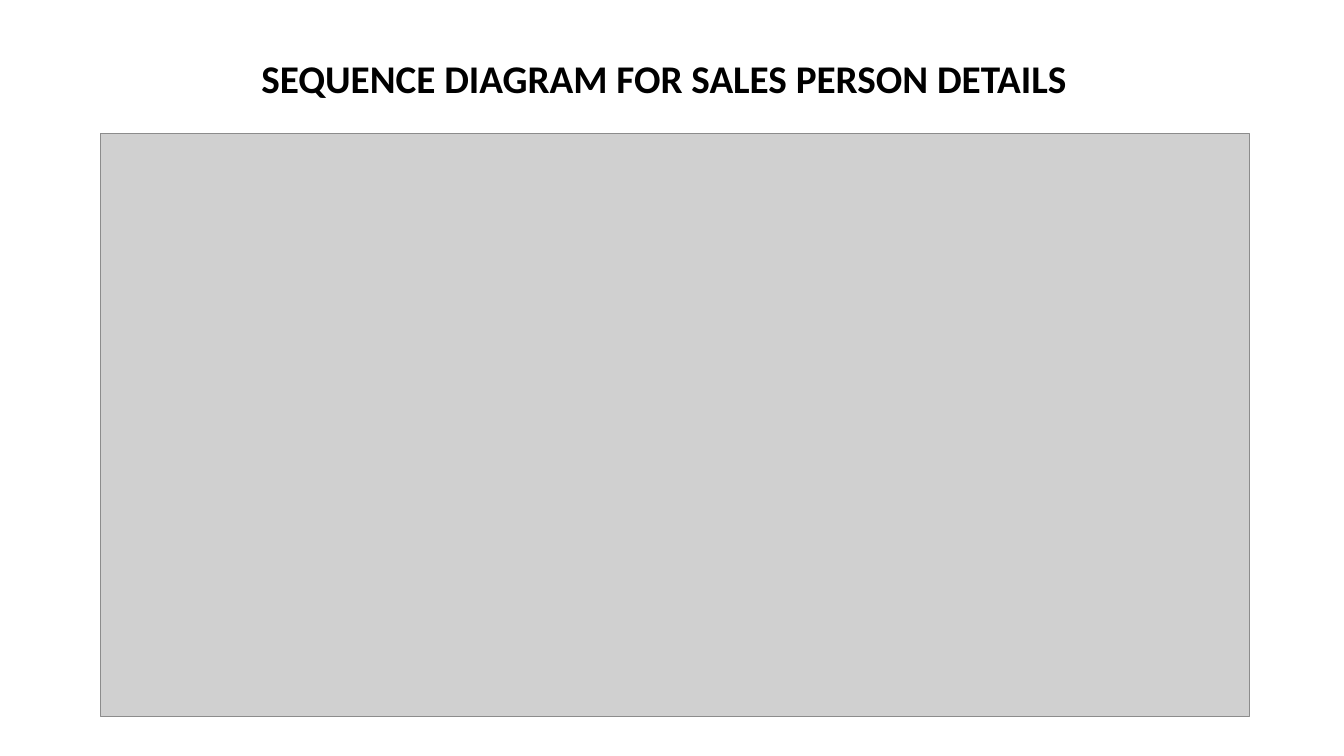
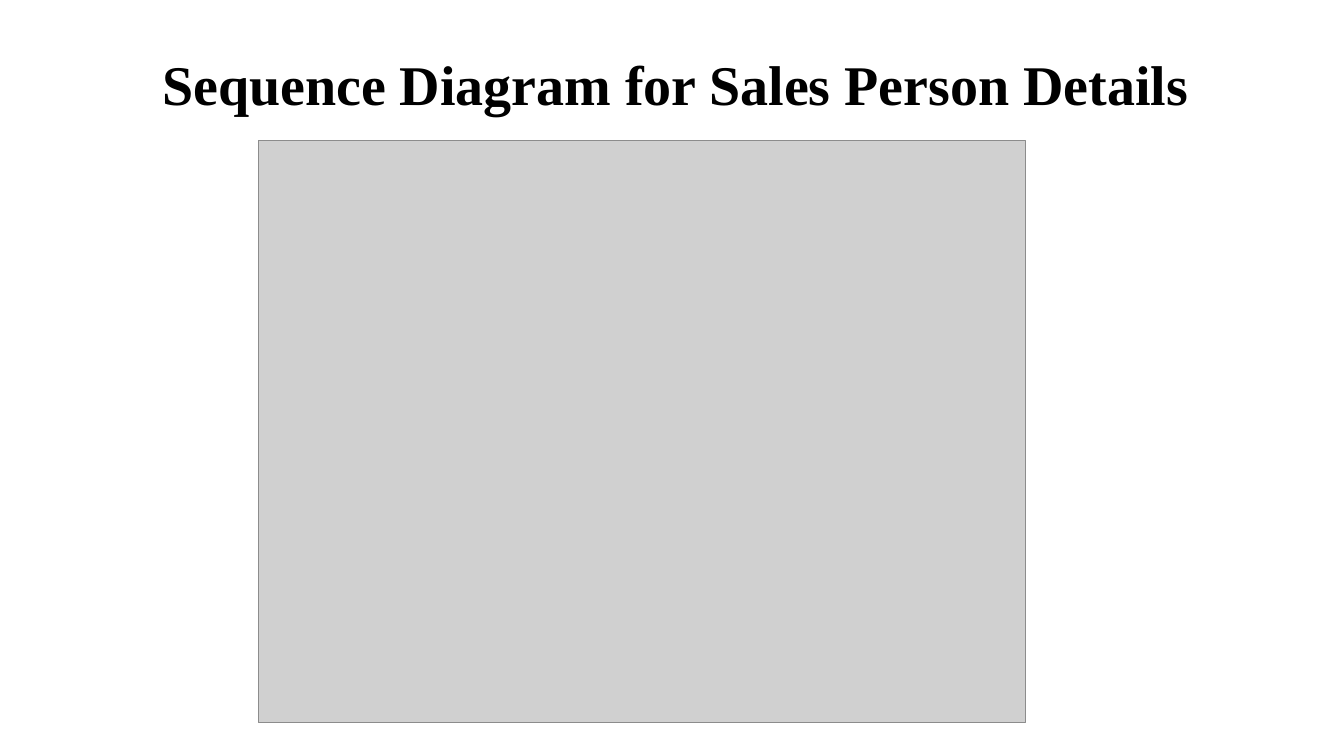
Before and after one commit to asing472/Great_Outdoor_Group_B, a slide deck: slide 27 of Presentation/GroupB.pptx (slide 30 before the commit). Drawn at 1344x756 pixels with LibreOffice and Linux fonts; fonts in the diff are those of the drawing; grey boxes stand for pictures. Boxes give left, top, right and bottom in pixels: in the first picture for what was removed or moved away, otherwise in the second. Text is boxed around its words. In the diff, an @@ line names an element or a change of style, - is before the commit and + after.

```diff
--- a/Presentation/GroupB.pptx
+++ b/Presentation/GroupB.pptx
@@ text "Sequence Diagram for Sales Person ..." at <box>162,65,1188,116</box>: vertical alignment bottom to top @@
@@ text at <box>162,65,1188,116</box>: text changed; size 28 to 40 pt; font Calibri to Times New Roman @@
-SEQUENCE DIAGRAM FOR SALES PERSON DETAILS
+Sequence Diagram for Sales Person Details
@@ picture: place and size @@
-picture at <box>101,133,1250,716</box>
+picture at <box>258,140,1025,723</box>
```
Also in this commit, not shown: 12 other slides changed, 32 slides added, 15 slides removed.
